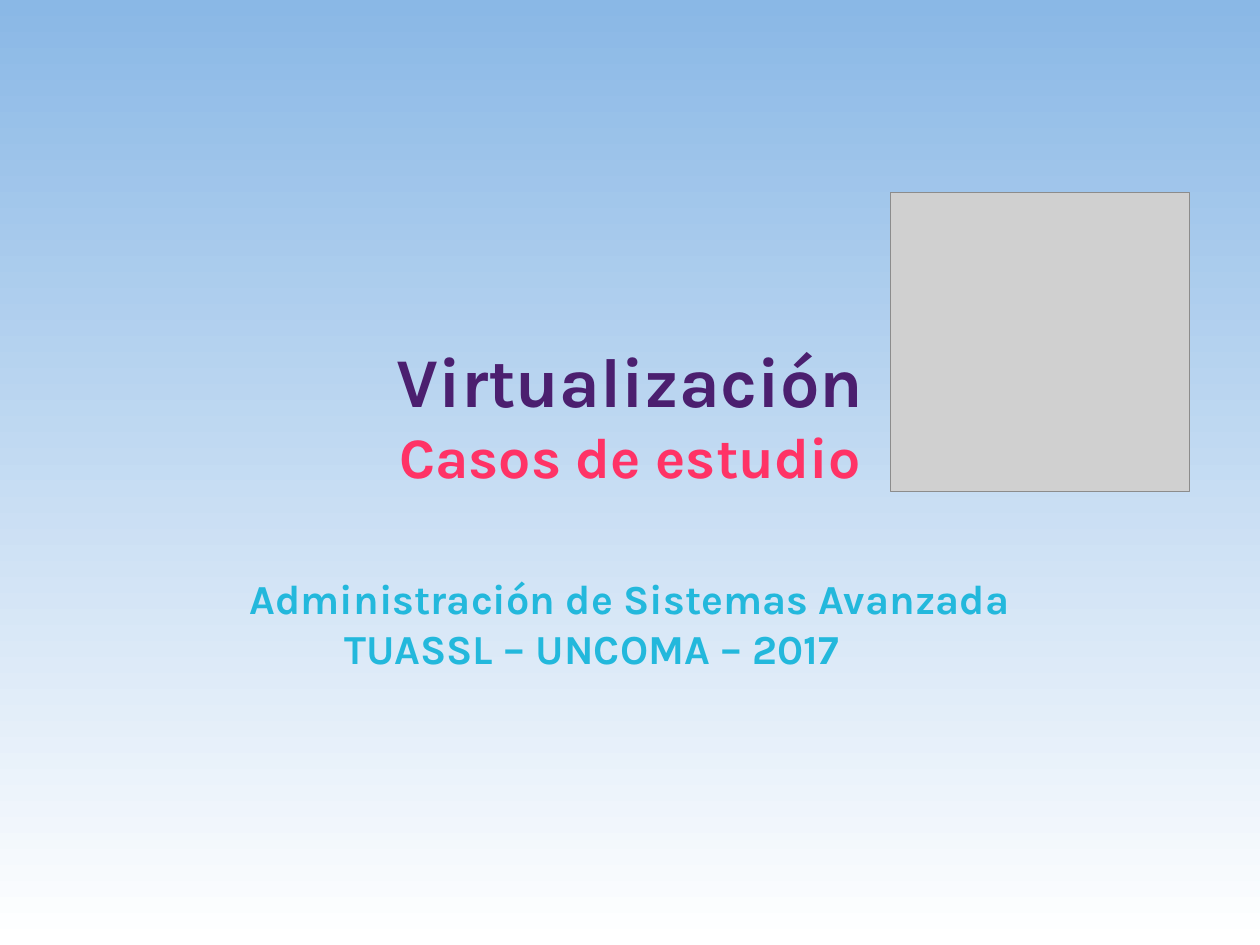
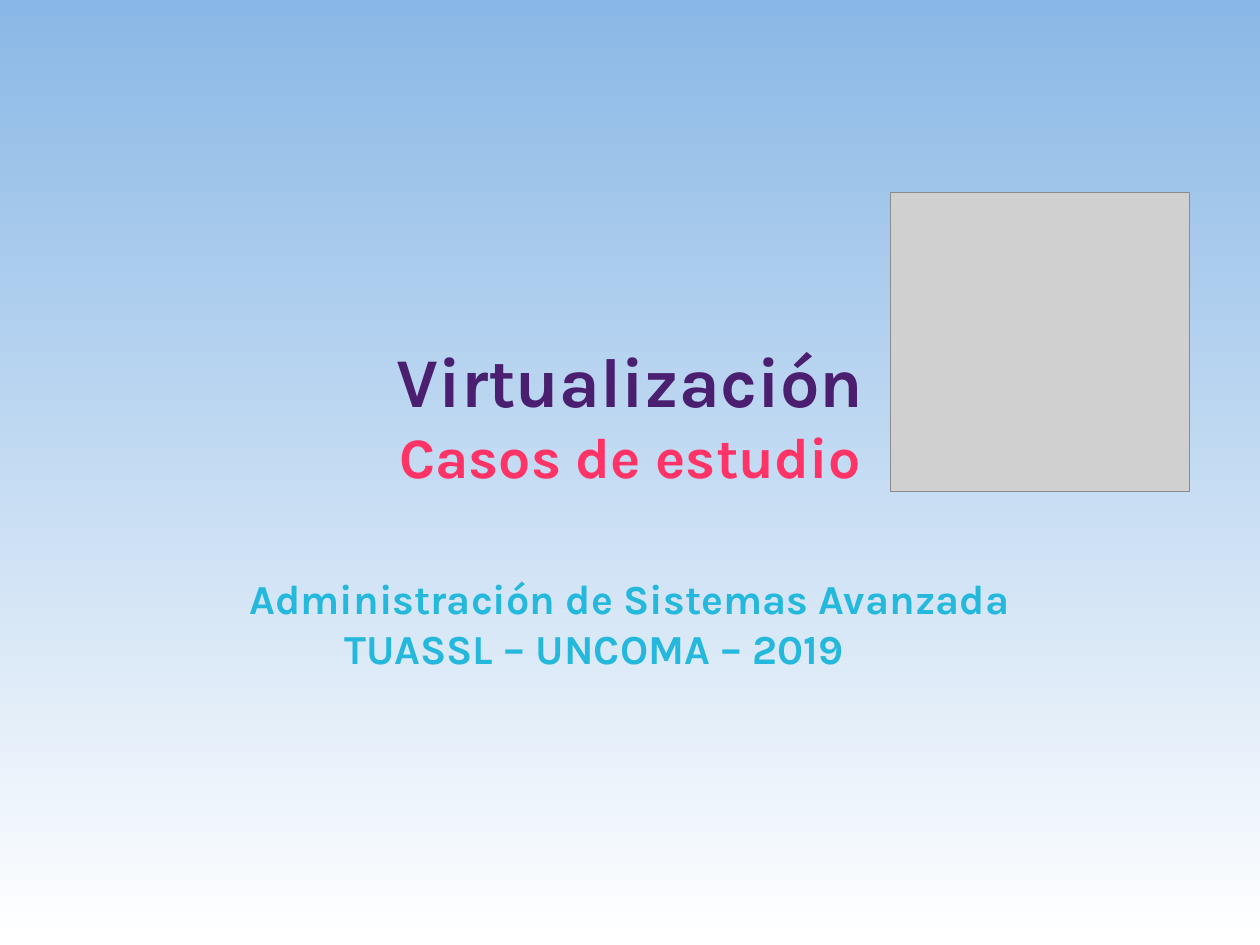
Before and after one commit to niniadcobre/asa, a slide deck: slide 1 of clases/ASA-virt-casoestudio.odp. Drawn at 1260x945 pixels with LibreOffice and Linux fonts; fonts in the diff are those of the drawing; grey boxes stand for pictures. Boxes give left, top, right and bottom in pixels: in the first picture for what was removed or moved away, otherwise in the second. Text is boxed around its words. In the diff, an @@ line names an element or a change of style, - is before the commit and + after.

Commit message:
cambios en ha y virtualización

```diff
--- a/clases/ASA-virt-casoestudio.odp
+++ b/clases/ASA-virt-casoestudio.odp
@@ title at (250,352,1009,665): text changed @@
-Virtualización
-Casos de estudio
-Administración de Sistemas Avanzada
-TUASSL – UNCOMA – 2017
+Virtualización
+Casos de estudio
+Administración de Sistemas Avanzada
+TUASSL – UNCOMA – 2019
```
Also in this commit, not shown: 1 other slide changed, 5 other files.
